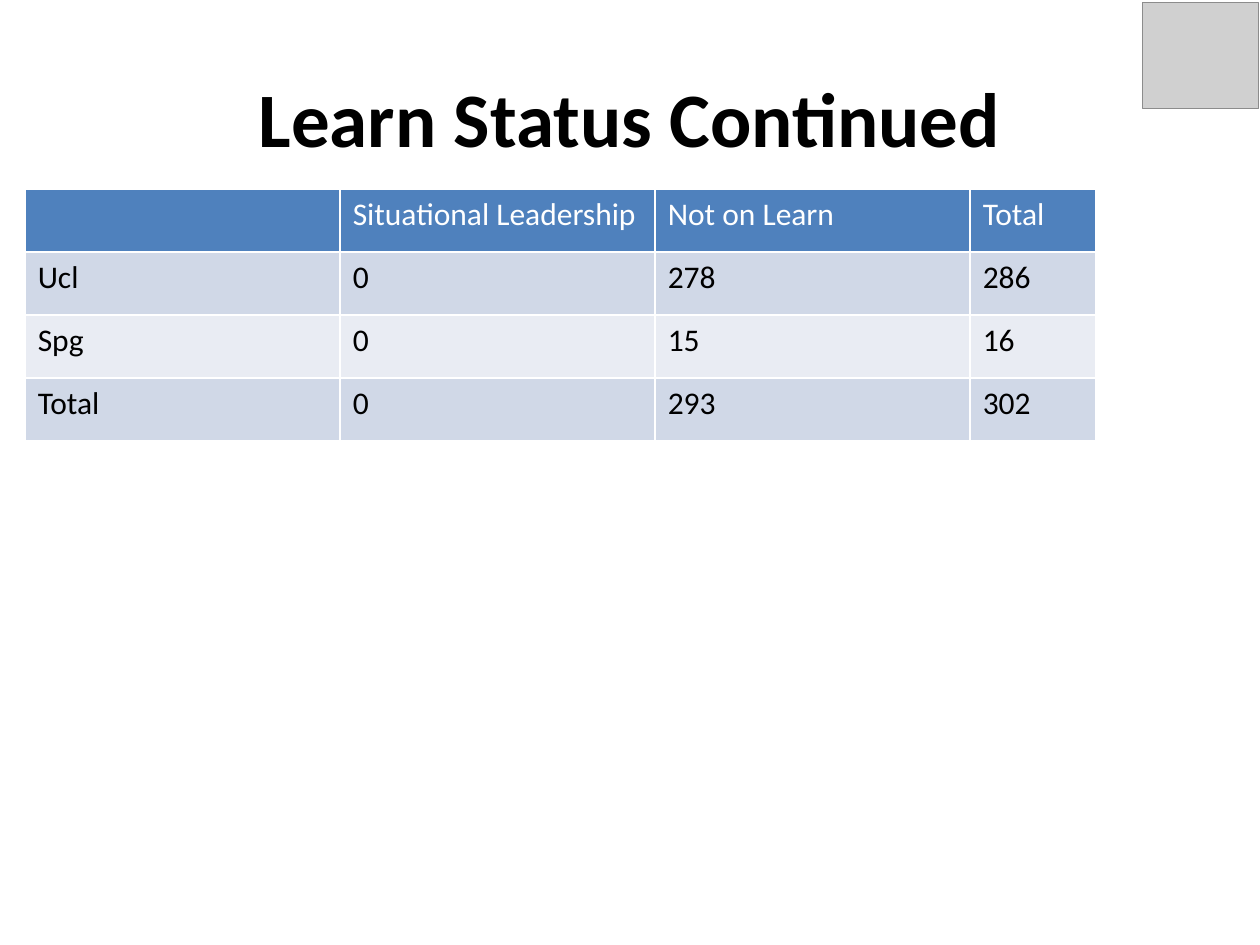
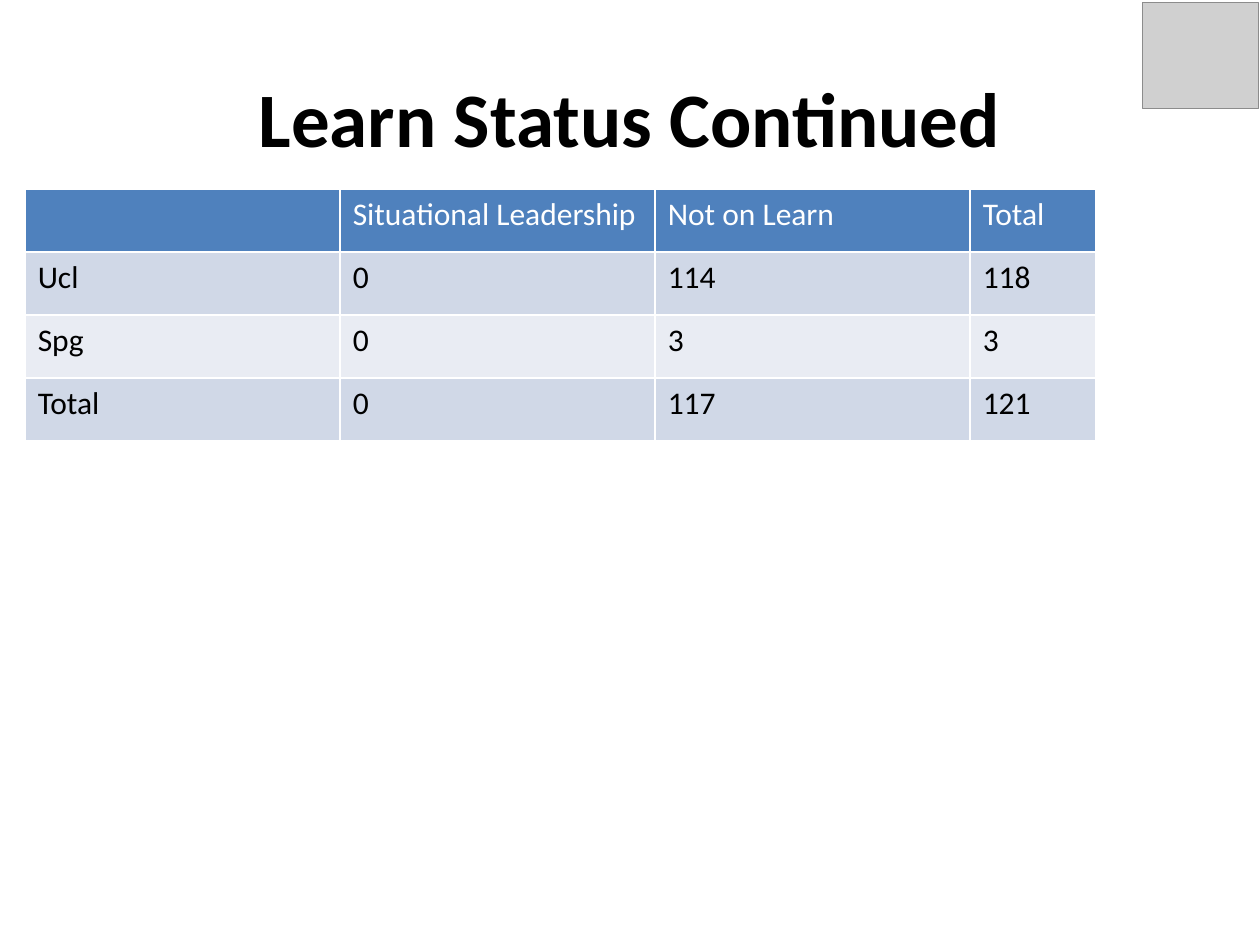
Before and after one commit to taranag/CodeProjects, a slide deck: slide 11 of FlaskApp/static/generated/51Test1.pptx. Drawn at 1260x945 pixels with LibreOffice and Linux fonts; fonts in the diff are those of the drawing; grey boxes stand for pictures. Boxes give left, top, right and bottom in pixels: in the first picture for what was removed or moved away, otherwise in the second. Text is boxed around its words. In the diff, an @@ line names an element or a change of style, - is before the commit and + after.

```diff
--- a/FlaskApp/static/generated/51Test1.pptx
+++ b/FlaskApp/static/generated/51Test1.pptx
@@ table at [25,189,1096,441] @@
-row 2, column 3: 278
+row 2, column 3: 114
-row 2, column 4: 286
+row 2, column 4: 118
-row 3, column 3: 15
+row 3, column 3: 3
-row 3, column 4: 16
+row 3, column 4: 3
-row 4, column 3: 293
+row 4, column 3: 117
-row 4, column 4: 302
+row 4, column 4: 121
```
Also in this commit, not shown: 10 other slides changed, 21 slides removed, 1 other file.
